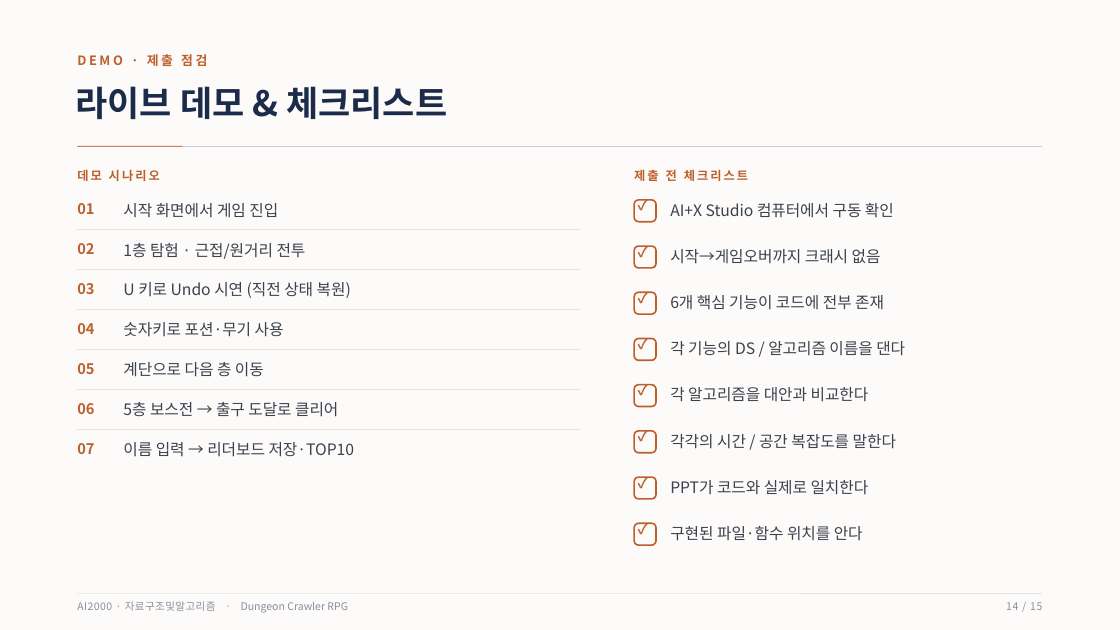
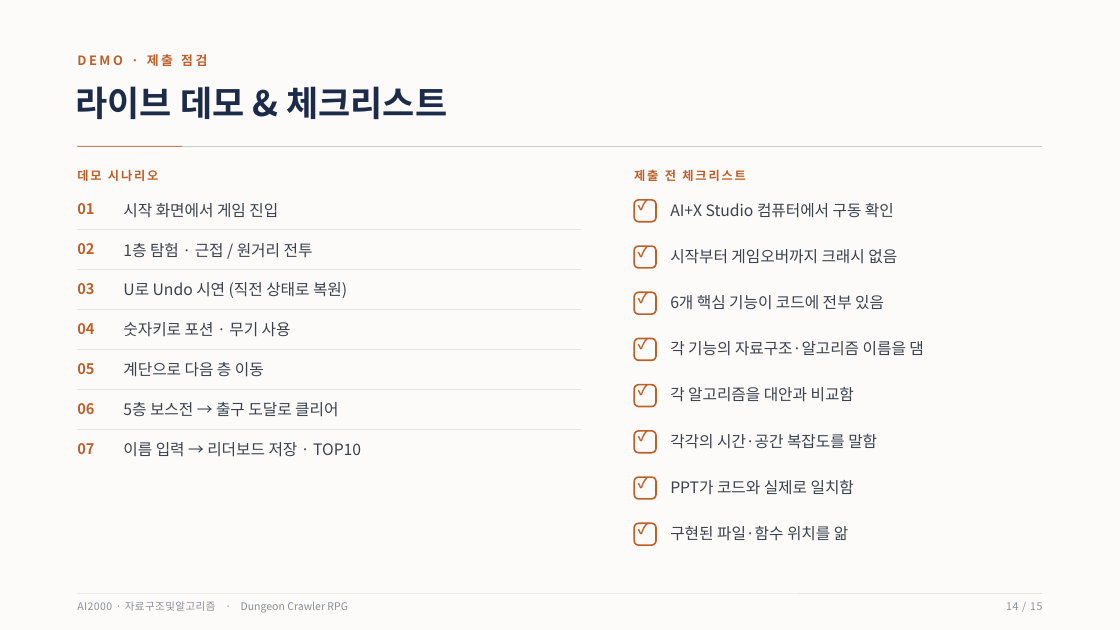
Before and after one commit to chcj5w0/DSA_Dungeon_Project, a slide deck: slide 14 of DSA_Project_평가발표.pptx. Drawn at 1120x630 pixels with LibreOffice and Linux fonts; fonts in the diff are those of the drawing. Boxes give left, top, right and bottom in pixels: in the first picture for what was removed or moved away, otherwise in the second. Text is boxed around its words. In the diff, an @@ line names an element or a change of style, - is before the commit and + after.

```diff
--- a/DSA_Project_평가발표.pptx
+++ b/DSA_Project_평가발표.pptx
@@ text "데모 시나리오" at [77,169,158,181]: letter spacing 1.8 to 1.6 pt @@
@@ text "제출 전 체크리스트" at [634,169,745,181]: letter spacing 1.8 to 1.6 pt @@
@@ text at [123,243,313,258]: spaces changed @@
-1층 탐험 · 근접/원거리 전투
+1층 탐험 · 근접 / 원거리 전투
@@ text at [670,249,897,264]: text changed @@
-시작→게임오버까지 크래시 없음
+시작부터 게임오버까지 크래시 없음
@@ text at [123,282,347,298]: text changed @@
-U 키로 Undo 시연 (직전 상태 복원)
+U로 Undo 시연 (직전 상태로 복원)
@@ text at [670,295,884,310]: text changed @@
-6개 핵심 기능이 코드에 전부 존재
+6개 핵심 기능이 코드에 전부 있음
@@ text at [123,322,291,337]: spaces changed @@
-숫자키로 포션·무기 사용
+숫자키로 포션 · 무기 사용
@@ text at [670,341,923,356]: text changed @@
-각 기능의 DS / 알고리즘 이름을 댄다
+각 기능의 자료구조·알고리즘 이름을 댐
@@ text at [670,387,854,402]: text changed @@
-각 알고리즘을 대안과 비교한다
+각 알고리즘을 대안과 비교함
@@ text at [123,442,361,457]: spaces changed @@
-이름 입력 → 리더보드 저장·TOP10
+이름 입력 → 리더보드 저장 · TOP10
@@ text at [670,434,877,449]: text changed @@
-각각의 시간 / 공간 복잡도를 말한다
+각각의 시간·공간 복잡도를 말함
@@ text at [670,480,854,494]: text changed @@
-PPT가 코드와 실제로 일치한다
+PPT가 코드와 실제로 일치함
@@ text at [670,526,848,541]: text changed @@
-구현된 파일·함수 위치를 안다
+구현된 파일·함수 위치를 앎
```
Also in this commit, not shown: 14 other slides changed, 10 other files.
